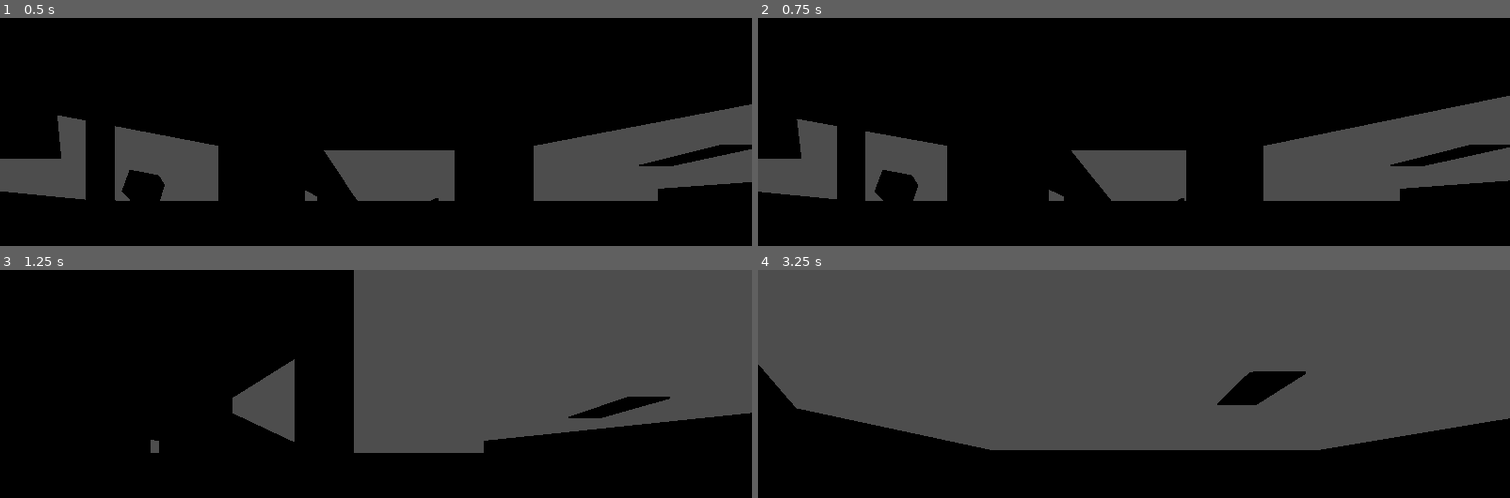
Above: before the commit, frames 1-4 (two rows, left to right).
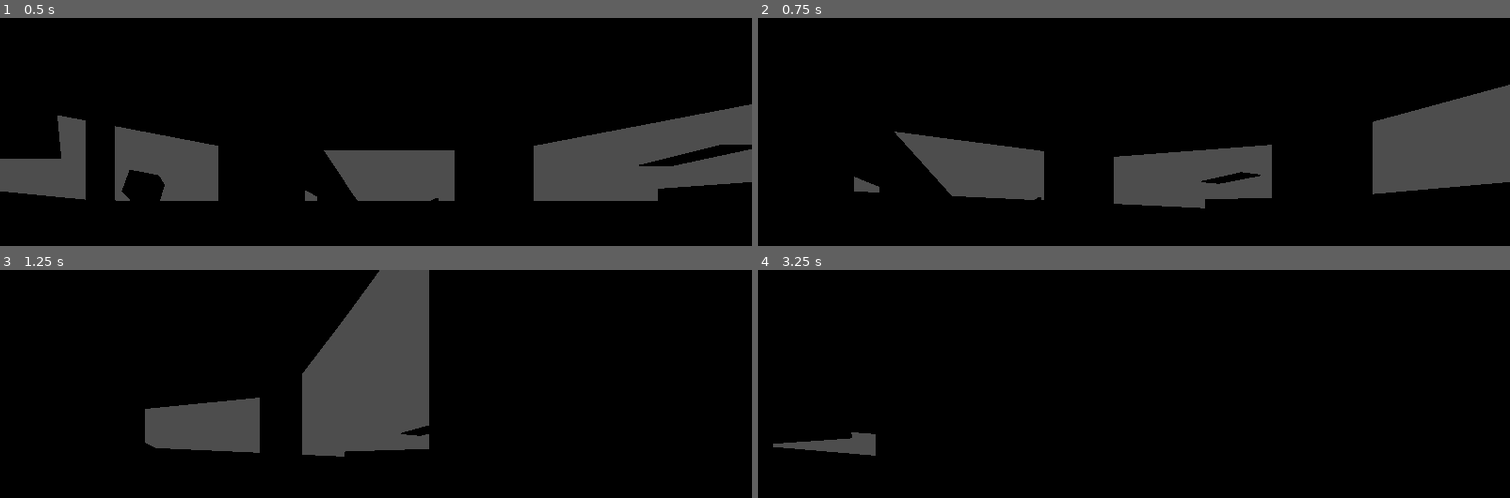
Above: after the commit, the same moments.

Repository: Liloslash/CocoonstrikeV2
Game: Godot game, scene res://world.tscn
The game is run twice, just before and just after one commit, with the same random seed, the same clock (stepped at 60 frames per second) and the same inputs.
Inputs (mouse positions are in pixels of both pictures, inside the frame that each line leads up to):
- Up to frame 1 (0.5 s): no input
- Up to frame 2 (0.75 s): tap Enter at 0.5 s; move the mouse to (1299, 207) at 0.52 s; hold D (right) from 0.53 s (still down)
- Up to frame 3 (1.25 s): keep holding D (right)
- Up to frame 4 (3.25 s): move the mouse to (outside the picture) at 1.27 s; release D (right) at 1.28 s; hold S (down) 1.28-2.03 s; move the mouse to (1209, 388) at 2.02 s; hold D (right) 2.03-2.78 s; move the mouse to (outside the picture) at 2.77 s; hold W (up) from 2.78 s (still down)

Frame 1 is identical in both runs. In frame 2, 16% of the frame differs, in the area x 0-100%, y 29-84%; in frame 3, 38%; in frame 4, 73%, in the area x 0-100%, y 0-82%.

Commit message:
Enhance player input handling by refining mouse motion rotation and adjusting input settings

Diff:
--- a/Player/player.gd
+++ b/Player/player.gd
@@ -12,6 +12,11 @@
 func _input(event: InputEvent) -> void:
 	if event.is_action_pressed("esc"):
 		Input.mouse_mode = Input.MOUSE_MODE_VISIBLE
+	if event is InputEventMouseMotion:
+		rotate_y(-event.relative.x * 0.002)
+
+func _ready() -> void:
+	Input.mouse_mode = Input.MOUSE_MODE_CAPTURED
 
 func _physics_process(delta: float) -> void:
 	# Appliquer la gravité
--- a/project.godot
+++ b/project.godot
@@ -31,19 +31,16 @@
 right={
 "deadzone": 0.2,
 "events": [Object(InputEventKey,"resource_local_to_scene":false,"resource_name":"","device":-1,"window_id":0,"alt_press …(192 unchanged characters)…
-, Object(InputEventKey,"resource_local_to_scene":false,"resource_name":"","device":-1,"window_id":0,"alt_pressed":false,"shift_pressed":false,"ctrl_pressed":false,"meta_pressed":false,"pressed":false,"keycode":0,"physical_keycode":4194321,"key_label":0,"unicode":0,"location":0,"echo":false,"script":null)
 ]
 }
 up={
 "deadzone": 0.2,
 "events": [Object(InputEventKey,"resource_local_to_scene":false,"resource_name":"","device":-1,"window_id":0,"alt_press …(192 unchanged characters)…
-, Object(InputEventKey,"resource_local_to_scene":false,"resource_name":"","device":-1,"window_id":0,"alt_pressed":false,"shift_pressed":false,"ctrl_pressed":false,"meta_pressed":false,"pressed":false,"keycode":0,"physical_keycode":4194320,"key_label":0,"unicode":0,"location":0,"echo":false,"script":null)
 ]
 }
 down={
 "deadzone": 0.2,
 "events": [Object(InputEventKey,"resource_local_to_scene":false,"resource_name":"","device":-1,"window_id":0,"alt_press …(192 unchanged characters)…
-, Object(InputEventKey,"resource_local_to_scene":false,"resource_name":"","device":-1,"window_id":0,"alt_pressed":false,"shift_pressed":false,"ctrl_pressed":false,"meta_pressed":false,"pressed":false,"keycode":0,"physical_keycode":4194322,"key_label":0,"unicode":0,"location":0,"echo":false,"script":null)
 ]
 }
 
